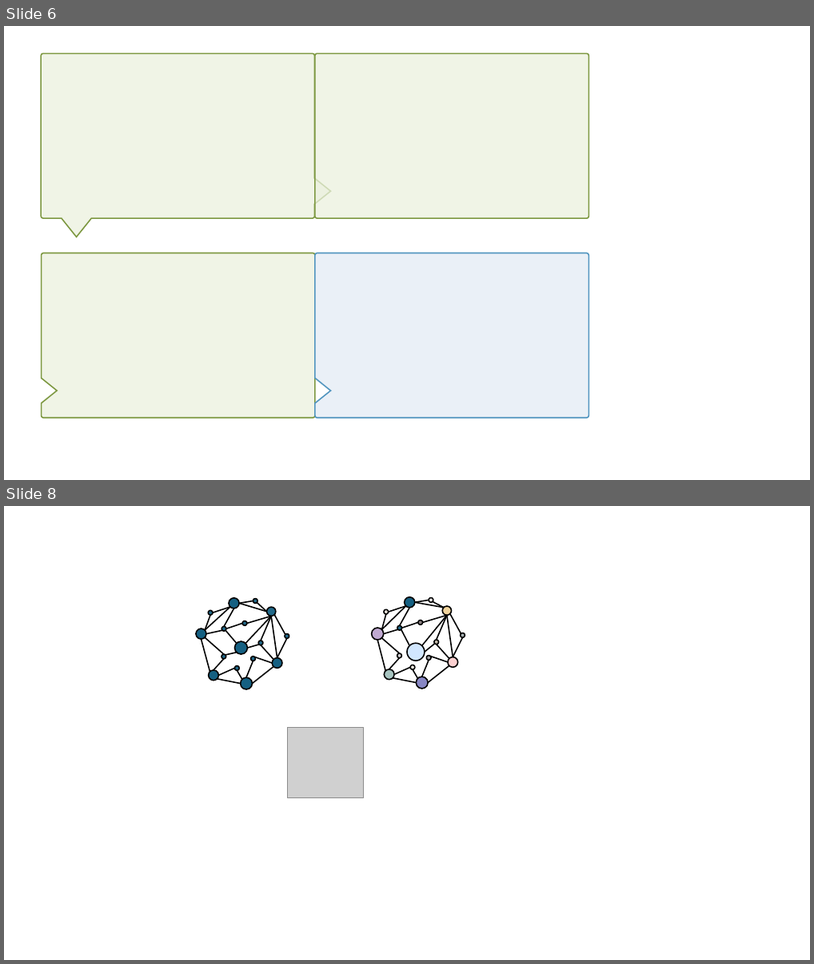
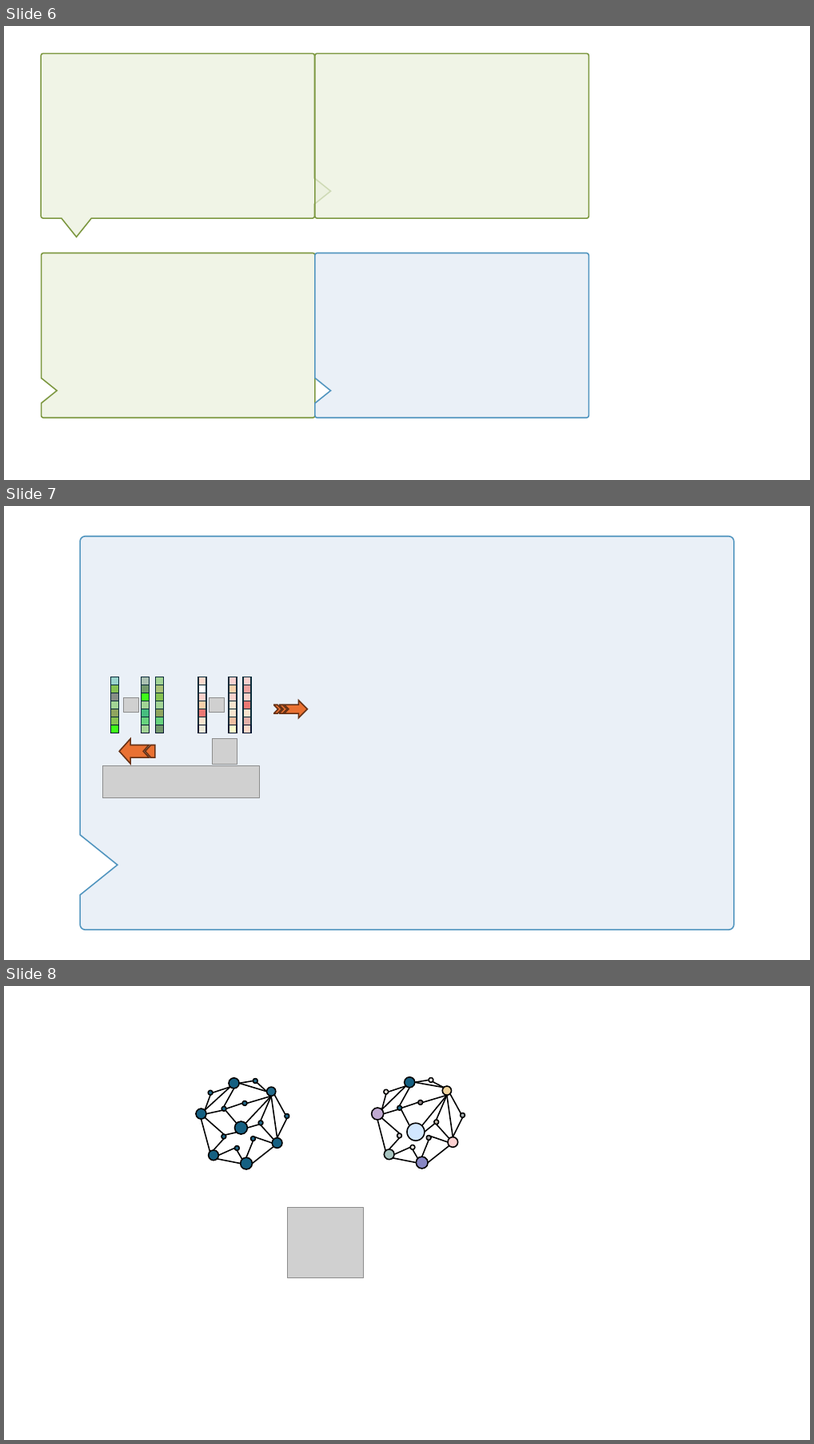
Before and after one commit to lynnkyle/Draw, a slide deck: 科研作图.pptx. Shown one above the other, each under a label of ours: slides 6 and 8 before the commit, slides 6, 7 and 8 after it; the slides between them are not shown. The pictures are 814x964 and 814x1444 pixels, drawn with LibreOffice and Linux fonts; fonts in the diff are those of the drawing; grey boxes stand for pictures. Boxes give left, top, right and bottom in pixels: in the first picture for what was removed or moved away, otherwise in the second. Text is boxed around its words. In the diff, an @@ line names an element or a change of style, - is before the commit and + after.

```diff
--- a/科研作图.pptx
+++ b/科研作图.pptx
@@ slide 7 added at box(4, 506, 810, 960), background #FFFFFF @@
@@ freeform shape added at box(80, 536, 734, 929), fill #EAF0F7, outline #5195BF 1.5 pt @@
@@ freeform shape added at box(274, 704, 282, 713), fill #E97132, outline #663216 1.5 pt @@
@@ freeform shape added at box(280, 704, 288, 713), fill #E97132, outline #663216 1.5 pt @@
@@ freeform shape added at box(285, 700, 308, 718), fill #E97132, outline #663216 1.5 pt @@
@@ group added at box(111, 676, 251, 763): 42 rectangles, 3 pictures, 2 freeform shapes @@
@@ picture added at box(102, 765, 259, 797) @@
```
Also in this commit, not shown: 5 slides changed, 3 other slides added, 2 slides removed, 1 other file.
